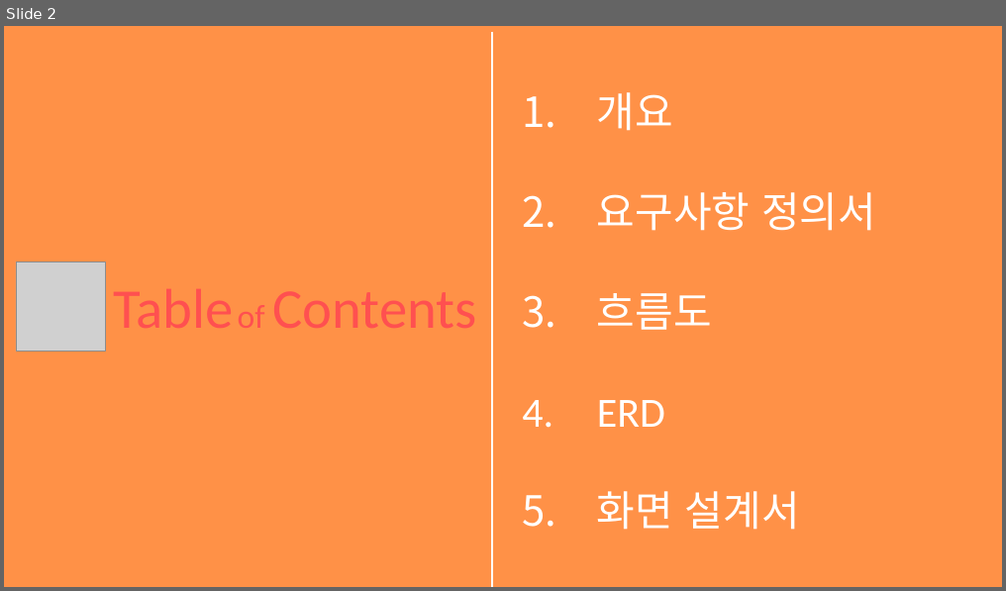
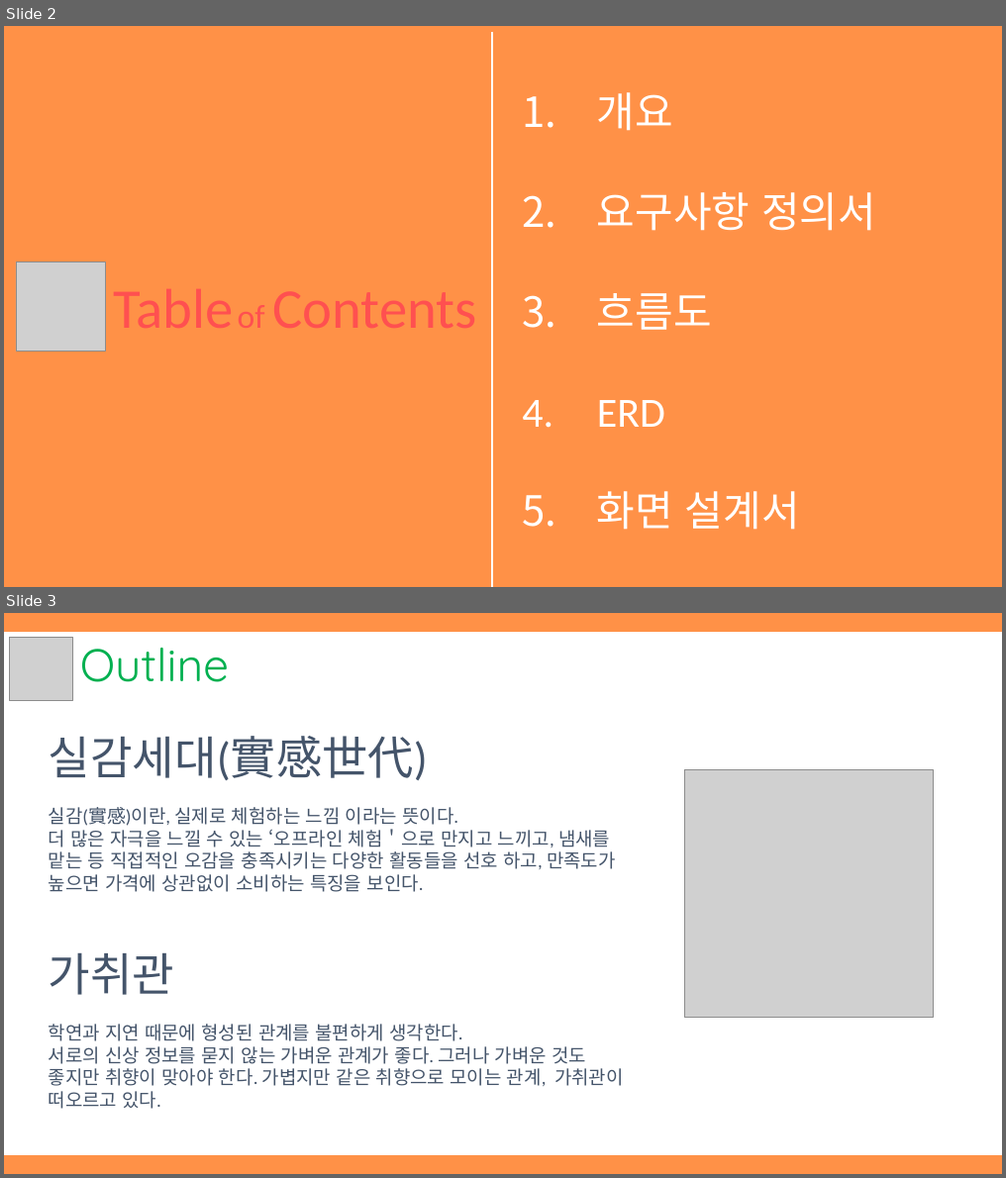
Before and after one commit to hhsw07/ezen-academy-projects, a slide deck: WebContent/hsw/3조 원데이클래스_hsw.pptx. Shown one above the other, each under a label of ours: slide 2 before the commit, slides 2 and 3 after it. The pictures are 1006x591 and 1006x1178 pixels, drawn with LibreOffice and Linux fonts; fonts in the diff are those of the drawing; grey boxes stand for pictures. Boxes give left, top, right and bottom in pixels: in the first picture for what was removed or moved away, otherwise in the second. Text is boxed around its words. In the diff, an @@ line names an element or a change of style, - is before the commit and + after.

```diff
--- a/WebContent/hsw/3조 원데이클래스_hsw.pptx
+++ b/WebContent/hsw/3조 원데이클래스_hsw.pptx
@@ slide 3 added at [4, 613, 1002, 1174], background #FF9147 @@
@@ rectangle added at [4, 633, 1002, 1155], fill #FFFFFF, outline #FFFFFF 1 pt @@
@@ picture added at [9, 637, 73, 700] @@
@@ text added at [80, 648, 229, 682], 44 pt, text #00B050 @@
+Outline
@@ text added at [49, 736, 428, 780], 44 pt, text #44546A @@
+실감세대(實感世代)
@@ picture added at [685, 769, 934, 1018] @@
@@ text added at [49, 807, 616, 892], 18 pt, text #44546A @@
+실감(實感)이란, 실제로 체험하는 느낌 이라는 뜻이다.
+더 많은 자극을 느낄 수 있는 ‘오프라인 체험＇으로 만지고 느끼고, 냄새를 맡는 등 직접적인 오감을 충족시키는 다양한 활동들을 선호 하고, 만족도가 높으면 가격에 상관없이 소비하는 특징을 보인다.
@@ text added at [49, 954, 174, 995], 44 pt, text #44546A @@
+가취관
@@ text added at [49, 1024, 624, 1109], 18 pt, text #44546A @@
+학연과 지연 때문에 형성된 관계를 불편하게 생각한다.
+서로의 신상 정보를 묻지 않는 가벼운 관계가 좋다. 그러나 가벼운 것도 좋지만 취향이 맞아야 한다. 가볍지만 같은 취향으로 모이는 관계, 가취관이 떠오르고 있다.
```
Also in this commit, not shown: 10 slides changed, 3 other slides added, 1 slide removed, 2 other files.
